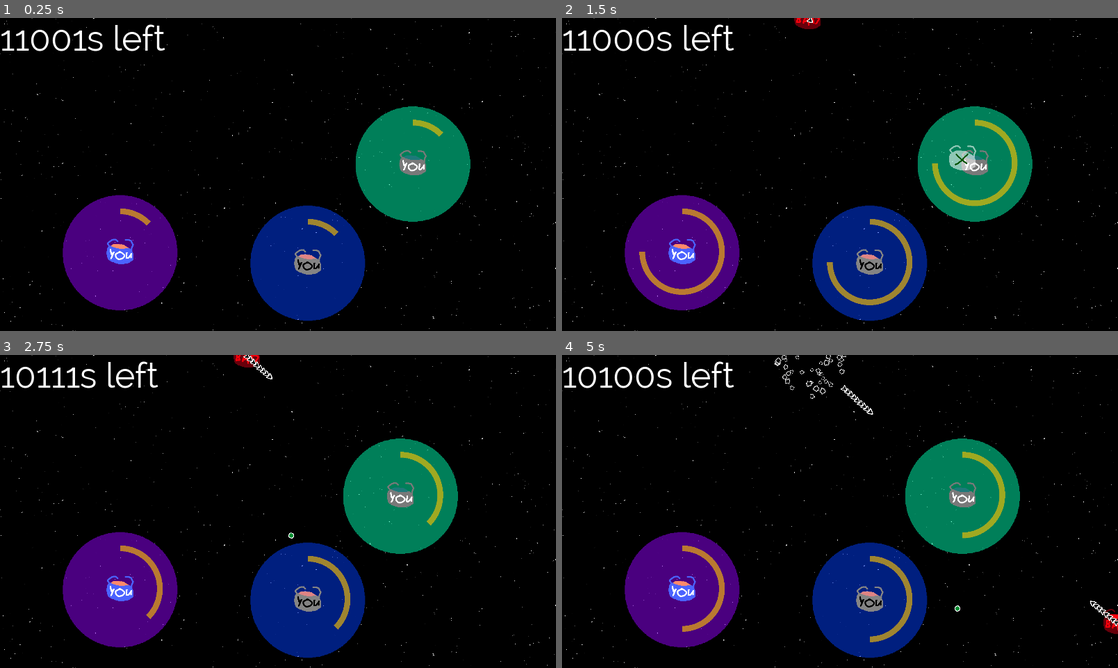
Above: before the commit, frames 1-4 (two rows, left to right).
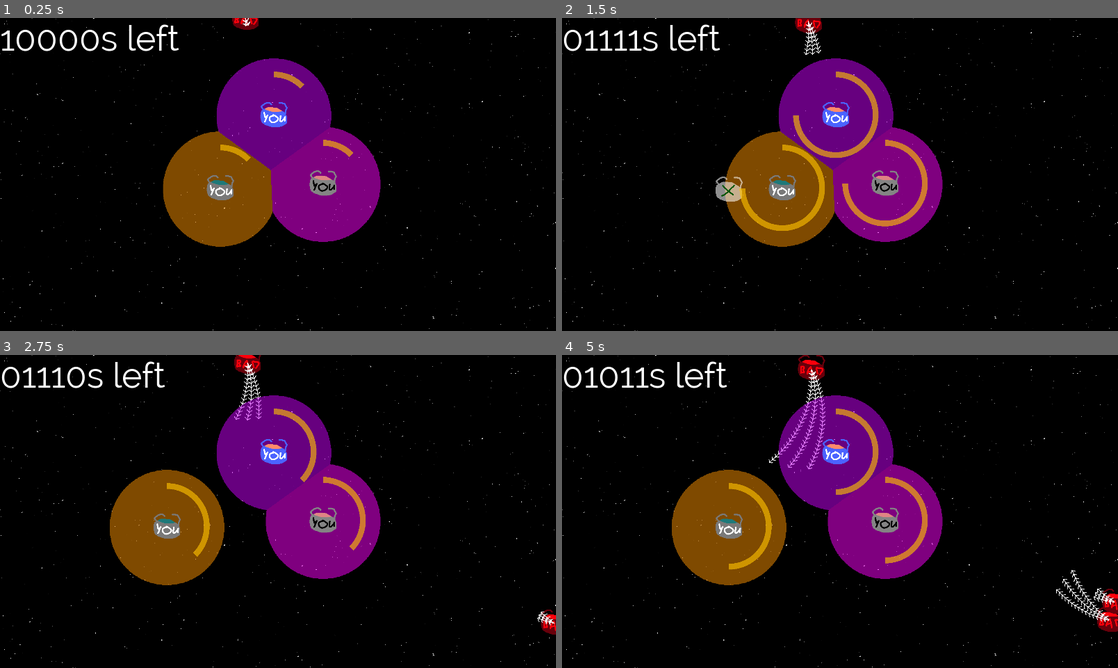
Above: after the commit, the same moments.

Repository: Solid-Squid-Contingent/LD-51
Game: Godot game, scene res://Scenes/Game.tscn
Same seed, same stepped clock (60 frames per second), same inputs: the game is played once before the commit and once after it.
Inputs (mouse positions are in pixels of both pictures, inside the frame that each line leads up to):
- Up to frame 1 (0.25 s): no input
- Up to frame 2 (1.5 s): move the mouse to (962, 158) at 0.52 s; press the mouse at (962, 158) at 0.53 s; move the mouse to (728, 190) at 1.27 s; release the mouse at (728, 190) at 1.28 s; hold S (move_down) from 1.28 s (still down); tap Space (advance) at 1.35 s
- Up to frame 3 (2.75 s): click (166, 527) at 1.55 s; move the mouse to (333, 442) at 2.02 s; release S (move_down) at 2.03 s; press the mouse at (333, 442) at 2.03 s
- Up to frame 4 (5 s): move the mouse to (812, 574) at 2.77 s; release the mouse at (812, 574) at 2.78 s; click (812, 574) at 2.85 s; move the mouse to (1006, 558) at 3.52 s; hold Space (advance) 3.53-4.28 s; hold S (move_down) from 3.53 s (still down); click (1006, 558) at 3.8 s; move the mouse to (673, 464) at 4.27 s; click (673, 464) at 4.35 s

The runs differ from the first frame. In frame 1, 33% of the frame differs, in the area x 2-85%, y 0-97%; in frame 2, 34%, in the area x 0-85%, y 0-97%; in frame 3, 33%; in frame 4, 34%.
Error after the commit: Invalid set index 'velocity' (on base: 'Area2D (Bullet.gd)') with value of type 'Vector2'. (res://Scripts/PlayerAttacking.gd:12)

Commit message:
Add readable levels, enemy/bullet types

Diff:
--- /dev/null
+++ b/Resources/Bullets/Basic.json
@@ -0,0 +1,9 @@
+{
+	"speed" : 80,
+	"sinAmplitude" : 0,
+	"sinFrequency" : 0,
+	"curve" : 10,
+	"totalLifeTime" : 10,
+	"homing" : false,
+	"sprite" : "straight",
+}
--- /dev/null
+++ b/Resources/Enemies/Dude.json
@@ -0,0 +1,10 @@
+{
+	"speed" : 10,
+	"spreadAngle" : 20,
+	"spreadNumber" : 3,
+	"burstNumber" : 1,
+	"burstDistance" : 1,
+	"aimAtPlayer" : true,
+	"rotationPerSecond" : 0,
+	"bulletType" : "Basic"
+}
--- /dev/null
+++ b/Resources/Levels/Level1.json
@@ -0,0 +1,12 @@
+{
+	"spawn" : [
+		{
+			"enemyType" : "Dude",
+			"number" : 3,
+			"delay" : 2,
+			"startDelay" : 0,
+		},
+	],
+	"players" : ["teleport", "move", "attack"],
+	"duration" : 16
+}
--- a/Scenes/CorpseSprite.tscn
+++ b/Scenes/CorpseSprite.tscn
@@ -5,6 +5,7 @@
 [ext_resource path="res://Resources/Shaders/Disintegrate.tres" type="Shader" id=3]
 
 [sub_resource type="ShaderMaterial" id=1]
+resource_local_to_scene = true
 shader = ExtResource( 3 )
 shader_param/disintegrationProgress = 0.0
 shader_param/pixelSize = 1.0
--- a/Scenes/Enemy.tscn
+++ b/Scenes/Enemy.tscn
@@ -18,7 +18,7 @@
 shape = SubResource( 1 )
 
 [node name="BulletTimer" type="Timer" parent="."]
-wait_time = 4.0
+wait_time = 0.2
 autostart = true
 
 [connection signal="area_entered" from="." to="." method="_on_Enemy_area_entered"]
--- a/Scenes/Game.tscn
+++ b/Scenes/Game.tscn
@@ -1,11 +1,8 @@
-[gd_scene load_steps=8 format=2]
+[gd_scene load_steps=5 format=2]
 
-[ext_resource path="res://Scenes/Player.tscn" type="PackedScene" id=1]
 [ext_resource path="res://Scripts/Game.gd" type="Script" id=3]
 [ext_resource path="res://Resources/Graphics/Background.png" type="Texture" id=4]
-[ext_resource path="res://Scenes/PlayerMoving.tscn" type="PackedScene" id=5]
 [ext_resource path="res://Scenes/HUD.tscn" type="PackedScene" id=6]
-[ext_resource path="res://Scenes/PlayerAttacking.tscn" type="PackedScene" id=7]
 
 [sub_resource type="Curve2D" id=1]
 _data = {
@@ -22,18 +19,18 @@
 texture = ExtResource( 4 )
 centered = false
 
-[node name="Player" parent="." instance=ExtResource( 1 )]
-position = Vector2( 1425, 504 )
-
-[node name="Player2" parent="." instance=ExtResource( 5 )]
-position = Vector2( 414, 810 )
-
-[node name="Player3" parent="." instance=ExtResource( 7 )]
-position = Vector2( 1062, 846 )
-halfSprite1 = null
-halfSprite2 = null
-
 [node name="SpawnPath" type="Path2D" parent="."]
 position = Vector2( -3.00471, 0 )
 scale = Vector2( 1.00157, 1 )
 curve = SubResource( 1 )
+
+[node name="PlayerTeleport" type="Position2D" parent="."]
+position = Vector2( 760, 590 )
+
+[node name="PlayerMove" type="Position2D" parent="."]
+position = Vector2( 945, 338 )
+
+[node name="PlayerAttack" type="Position2D" parent="."]
+position = Vector2( 1115, 574 )
+
+[node name="Players" type="Node2D" parent="."]
--- a/Scenes/HUD.tscn
+++ b/Scenes/HUD.tscn
@@ -22,7 +22,6 @@
 script = ExtResource( 1 )
 
 [node name="Timer" type="Timer" parent="TimeLeftLabel"]
-autostart = true
 
 [connection signal="timeUp" from="TimeLeftLabel" to="." method="_on_TimeLeftLabel_timeUp"]
 [connection signal="timeout" from="TimeLeftLabel/Timer" to="TimeLeftLabel" method="_on_Timer_timeout"]
--- a/Scripts/Bullet.gd
+++ b/Scripts/Bullet.gd
@@ -1,13 +1,8 @@
 extends Area2D
 
-var sinAmplitude = 0#50
-var sinFrequency = 0#2
-var curve = 0
-var totalLifeTime = 10
+var type = DataTypes.BulletType.new()
 
-var homing = false
-
-var velocity: Vector2
+var direction: Vector2
 onready var realPosition = position
 
 onready var sprites = {
@@ -21,27 +16,26 @@
 
 func _ready():
 	material.set_shader_param("pixelSize", 2.0)
+	sprites[type.sprite].visible = true
 
 func lifeTime(): #in seconds
 	return (Time.get_ticks_usec() - birthTime) / 1000000.0
 
-func setSprite(name):
-	sprites[name].visible = true
+func _process(delta):
+	if type.homing:
+		direction = Base.directionToClosest(self, 'player')
 
-func _process(delta):
-	if homing:
-		velocity = Base.directionToClosest(self, 'player') * velocity.length()
+	rotation = direction.angle() + PI/2
 
-	rotation = velocity.angle() + PI/2
+	direction = direction.rotated(deg2rad(type.curve) * delta)
+	realPosition += direction * type.speed * delta
+	position = realPosition + type.sinAmplitude * sin(lifeTime() * type.sinFrequency) * direction.rotated(PI/2)
 
-	velocity = velocity.rotated(deg2rad(curve) * delta)
-	realPosition += velocity * delta
-	position = realPosition + sinAmplitude * sin(lifeTime() * sinFrequency) * velocity.normalized().rotated(PI/2)
-
-	if totalLifeTime < lifeTime():
+	var timeLeft = type.totalLifeTime - lifeTime()
+	if timeLeft < 0:
 		queue_free()
-	elif totalLifeTime - lifeTime() < 1:
-		material.set_shader_param("disintegrationProgress", 1 - (totalLifeTime - lifeTime()))
-		if totalLifeTime - lifeTime() < 0.5:
+	elif timeLeft < 1:
+		material.set_shader_param("disintegrationProgress", 1 - timeLeft)
+		if timeLeft < 0.5:
 			self.monitorable = false
 			self.monitoring = false
--- /dev/null
+++ b/Scripts/DataTypes.gd
@@ -0,0 +1,81 @@
+extends Object
+
+class_name DataTypes
+
+class BulletType extends Reference:
+	var speed = 80
+	var sinAmplitude = 0#50
+	var sinFrequency = 0#2
+	var curve = 0
+	var totalLifeTime = 10
+	var homing = false
+	var sprite = 'energy'
+
+	static func fromDict(dict):
+		var type = BulletType.new()
+		type.speed = dict['speed']
+		type.sinAmplitude = dict['sinAmplitude']
+		type.sinFrequency = dict['sinFrequency']
+		type.curve = dict['curve']
+		type.totalLifeTime = dict['totalLifeTime']
+		type.homing = dict['homing']
+		type.sprite = dict['sprite']
+		return type
+
+	static func fromJSON(path):
+		return fromDict(Base.parseJSONFile("res://Resources/Bullets/" + path + ".json"))
+
+class EnemyType extends Reference:
+	var speed = 5
+	var spreadAngle = 20
+	var spreadNumber = 3
+	var burstNumber = 1
+	var burstDistance = 0.2
+	var aimAtPlayer = false
+	var rotationPerSecond = 180
+	var bulletType = BulletType.new()
+
+	static func fromDict(dict):
+		var type = EnemyType.new()
+		type.speed = dict['speed']
+		type.spreadAngle = dict['spreadAngle']
+		type.spreadNumber = dict['spreadNumber']
+		type.burstNumber = dict['burstNumber']
+		type.burstDistance = dict['burstDistance']
+		type.aimAtPlayer = dict['aimAtPlayer']
+		type.rotationPerSecond = dict['rotationPerSecond']
+		type.bulletType = BulletType.fromJSON(dict['bulletType'])
+		return type
+
+	static func fromJSON(path):
+		return fromDict(Base.parseJSONFile("res://Resources/Enemies/" + path + ".json"))
+
+class SpawnType extends Reference:
+	var enemyType = EnemyType.new()
+	var number = 1
+	var delay = 1
+	var startDelay = 0
+
+	static func fromDict(dict):
+		var type = SpawnType.new()
+		type.enemyType = EnemyType.fromJSON(dict['enemyType'])
+		type.number = dict['number']
+		type.delay = dict['delay']
+		type.startDelay = dict['startDelay']
+		return type
+
+class LevelType extends Reference:
+	var spawn = []
+	var players = ["teleporting"]
+	var duration = 16
+
+	static func fromDict(dict):
+		var type = LevelType.new()
+		type.players = dict['players']
+		type.duration = dict['duration']
+		for s in dict['spawn']:
+			type.spawn.append(SpawnType.fromDict(s))
+		return type
+
+	static func fromJSON(path):
+		return fromDict(Base.parseJSONFile("res://Resources/Levels/" + path + ".json"))
--- a/Scripts/Enemy.gd
+++ b/Scripts/Enemy.gd
@@ -1,11 +1,6 @@
 extends Area2D
 
-const speed = 5
-const bulletSpeed = 80
-const spreadAngle = 90
-const spreadNumber = 5
-const burstNumber = 10
-const burstDistance = 0.2
+var type = DataTypes.EnemyType.new()
 
 const bulletScene = preload("res://Scenes/Bullet.tscn")
 
@@ -13,33 +8,36 @@
 	call_deferred('shoot')
 
 func _process(delta):
-	position += Base.directionToClosest(self, 'player') * speed * delta
+	position += Base.directionToClosest(self, 'player') * type.speed * delta
+	rotation += deg2rad(type.rotationPerSecond) * delta
 
 
 func _on_BulletTimer_timeout():
 	shoot()
 
 func shoot():
-	var direction = Base.directionToClosest(self, 'player')
+	for burst in range(1, type.burstNumber):
+		# warning-ignore:return_value_discarded
+		get_tree().create_timer(type.burstDistance * burst).connect("timeout", self, "shoot_burst")
+	shoot_burst()
+
+func shoot_burst():
+	var direction = Vector2(0,-1).rotated(rotation)
+	if type.aimAtPlayer:
+		direction = Base.directionToClosest(self, 'player')
 	if direction.length() > 0:
-		for burst in range(burstNumber - 1):
-			# warning-ignore:return_value_discarded
-			get_tree().create_timer(burstDistance * burst).connect("timeout", self, "shoot_burst", [direction])
-		shoot_burst(direction)
+		for i in range(type.spreadNumber):
+			var bullet = bulletScene.instance()
+			bullet.position = self.position
+			#bullet.homing = true
 
-func shoot_burst(direction):
-	for i in range(spreadNumber):
-		var bullet = bulletScene.instance()
-		bullet.position = self.position
-		bullet.homing = true
+			var angle = 0
+			if type.spreadNumber > 1:
+				angle = -type.spreadAngle/2.0 + i * type.spreadAngle / float(type.spreadNumber - 1)
+			bullet.direction = direction.rotated(deg2rad(angle))
+			bullet.type = type.bulletType
 
-		var angle = 0
-		if spreadNumber > 1:
-			angle = -spreadAngle/2.0 + i * spreadAngle / float(spreadNumber - 1)
-		bullet.velocity = (direction * bulletSpeed).rotated(deg2rad(angle))
-
-		get_parent().add_child(bullet)
-		bullet.setSprite('homing')
+			get_parent().add_child(bullet)
 
 
 func _on_Enemy_area_entered(area):
--- a/Scripts/Game.gd
+++ b/Scripts/Game.gd
@@ -7,10 +7,27 @@
 
 onready var textbox = $"HUD/TextBox"
 
+const playerScenes = {
+	'teleport' : preload("res://Scenes/Player.tscn"),
+	'move' : preload("res://Scenes/PlayerMoving.tscn"),
+	'attack' : preload("res://Scenes/PlayerAttacking.tscn")
+}
+
+onready var playerPositions = {
+	'teleport' : $PlayerTeleport,
+	'move' : $PlayerMove,
+	'attack' : $PlayerAttack
+}
+
+onready var playerParent = $Players
+
 var dialogProgress = 0
 var tutorialProgress = 0
 var dialog = []
 var inMenu = true
+
+func _ready():
+	loadLevel() #TODO
 
 func _input(event):
 	if !inMenu and event.is_action_pressed("advance"):
@@ -22,8 +39,6 @@
 		textbox.show_all_text()
 		dialogProgress = dialog.size()
 		hideDialog()
-	elif event.is_action_pressed("move_down"):
-		spawn_enemy()
 
 func setTutorialProgress(newTutorialProgress):
 	tutorialProgress = newTutorialProgress
@@ -40,7 +55,7 @@
 
 
 func loadTutorialSpecificNodes():
-	pass
+	loadLevel()
 
 func loadDialog():
 	dialog = []
@@ -75,8 +90,24 @@
 	textbox.visible = true
 	get_tree().paused = true
 
-func spawn_enemy():
+func spawn_enemy(type):
 	var pos = $SpawnPath.curve.interpolate_baked(randf() * $SpawnPath.curve.get_baked_length(), false)
 	var enemy = enemyScene.instance()
 	enemy.position = pos
+	enemy.type = type
 	.add_child(enemy)
+
+func loadLevel():
+	var level = DataTypes.LevelType.fromJSON("Level1")
+	$HUD.setTime(level.duration)
+	for child in playerParent.get_children():
+		child.queue_free()
+	for playerName in level.players:
+		var player = playerScenes[playerName].instance()
+		player.position = playerPositions[playerName].position
+		playerParent.add_child(player)
+	for spawnType in level.spawn:
+		for i in range(spawnType.number):
+			var delay = spawnType.delay * i + spawnType.startDelay
+			# warning-ignore:return_value_discarded
+			get_tree().create_timer(delay).connect("timeout", self, "spawn_enemy", [spawnType.enemyType])
--- a/Scripts/HUD.gd
+++ b/Scripts/HUD.gd
@@ -4,3 +4,6 @@
 
 func _on_TimeLeftLabel_timeUp():
 	emit_signal('timeUp')
+
+func setTime(time):
+	$TimeLeftLabel.setTime(time)
--- a/Scripts/PlayerAttacking.gd
+++ b/Scripts/PlayerAttacking.gd
@@ -10,8 +10,8 @@
 		var bullet = bulletScene.instance()
 		bullet.position = self.position
 		bullet.velocity = (direction * bulletSpeed)
+		bullet.type.sprite = 'player'
 		get_parent().add_child(bullet)
-		bullet.setSprite('player')
 
 func move():
 	.move()
--- a/Scripts/TimeLeftLabel.gd
+++ b/Scripts/TimeLeftLabel.gd
@@ -2,13 +2,20 @@
 
 signal timeUp
 
-var timeLeft = 25
+var timeLeft: int
+var minLength: int
 
 func _ready():
-	updateText()
+	setTime(16)
 
 func updateText():
-	text = Base.toBinaryString(timeLeft, 5) +"s left"
+	text = Base.toBinaryString(timeLeft, minLength) +"s left"
+
+func setTime(time):
+	timeLeft = time
+	minLength = Base.toBinaryString(timeLeft, 0).length()
+	$Timer.start()
+	updateText()
 
 func _on_Timer_timeout():
 	timeLeft -= 1
--- a/Scripts/base.gd
+++ b/Scripts/base.gd
@@ -1,9 +1,16 @@
-extends Node
+extends Object
 
 class_name Base
 
 const deathParticleScene = preload("res://Scenes/DeathParticles.tscn")
 const corpseSpriteScene = preload("res://Scenes/CorpseSprite.tscn")
+
+static func parseJSONFile(path):
+	var file = File.new()
+	file.open(path, File.READ)
+	var content = file.get_as_text()
+	file.close()
+	return parse_json(content)
 
 static func spawnDeathParticles(caller):
 	var particles = deathParticleScene.instance()
--- a/project.godot
+++ b/project.godot
@@ -9,13 +9,19 @@
 config_version=4
 
 _global_script_classes=[ {
-"base": "Node",
+"base": "Object",
 "class": "Base",
 "language": "GDScript",
-"path": "res://Scripts/base.gd"
+"path": "res://Scripts/Base.gd"
+}, {
+"base": "Object",
+"class": "DataTypes",
+"language": "GDScript",
+"path": "res://Scripts/DataTypes.gd"
 } ]
 _global_script_class_icons={
-"Base": ""
+"Base": "",
+"DataTypes": ""
 }
 
 [application]
